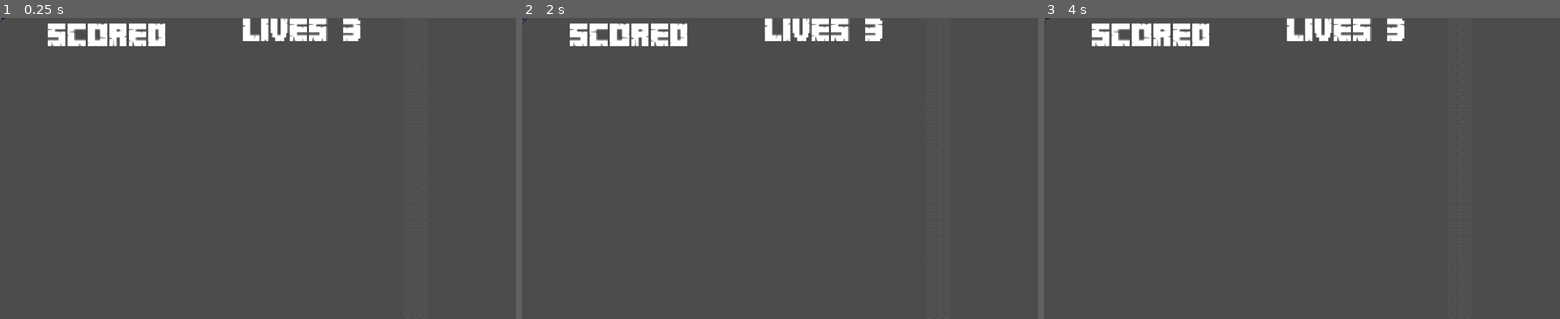
Above: before the commit, frames 1-3 (left to right).
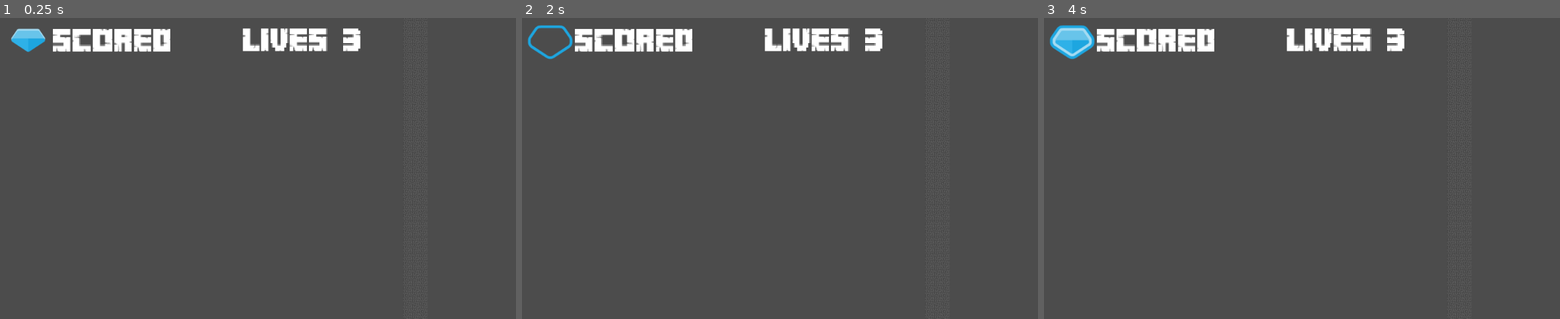
Above: after the commit, the same moments.

Repository: keklingaiu/Final-Project
Game: Godot game, scene res://Levels/Level1.tscn
Two runs of this game, one before a commit and one after it. Both use one fixed random seed, a clock stepped at 60 frames per second and the inputs below. The project has no main scene, so this scene is started directly.
Inputs:
- Up to frame 1 (0.25 s): no input
- Up to frame 2 (2 s): tap Enter at 1.25 s
- Up to frame 3 (4 s): tap Space at 2.75 s

The runs differ from the first frame. In frame 1, 3.4% of the frame differs, in the area x 0-70%, y 0-12%; in frame 2, 3.3%; in frame 3, 3.8%, in the area x 0-70%, y 0-14%.

Commit message:
hud+enemies

Diff:
--- a/Levels/Level1.tscn
+++ b/Levels/Level1.tscn
@@ -1,9 +1,10 @@
-[gd_scene load_steps=9 format=2]
+[gd_scene load_steps=14 format=2]
 
 [ext_resource path="res://Assets/png/tiles.png" type="Texture" id=1]
-[ext_resource path="res://Enemies/Bat.tscn" type="PackedScene" id=2]
+[ext_resource path="res://Assets/Platformer spritesheets/spritesheet_items.png" type="Texture" id=3]
 [ext_resource path="res://HUD/HUD.gd" type="Script" id=4]
 [ext_resource path="res://Assets/Minecraft.Alt.ttf" type="DynamicFontData" id=5]
+[ext_resource path="res://Assets/Platformer spritesheets/spritesheet_hud.png" type="Texture" id=6]
 
 [sub_resource type="ConvexPolygonShape2D" id=1]
 points = PoolVector2Array( 0, 0, 16, 0, 16, 16, 0, 16 )
@@ -56,6 +57,29 @@
 size = 25
 font_data = ExtResource( 5 )
 
+[sub_resource type="AtlasTexture" id=5]
+flags = 4
+atlas = ExtResource( 3 )
+region = Rect2( 640, 128, 128, 128 )
+
+[sub_resource type="AtlasTexture" id=6]
+flags = 4
+atlas = ExtResource( 6 )
+region = Rect2( 0, 0, 128, 128 )
+
+[sub_resource type="AtlasTexture" id=7]
+flags = 4
+atlas = ExtResource( 6 )
+region = Rect2( 256, 128, 128, 128 )
+
+[sub_resource type="SpriteFrames" id=8]
+animations = [ {
+"frames": [ SubResource( 5 ), SubResource( 6 ), SubResource( 7 ) ],
+"loop": true,
+"name": "default",
+"speed": 10.0
+} ]
+
 [sub_resource type="DynamicFont" id=4]
 size = 25
 font_data = ExtResource( 5 )
@@ -79,8 +103,6 @@
 [node name="Foreground" type="TileMap" parent="."]
 format = 1
 
-[node name="Bat" parent="." instance=ExtResource( 2 )]
-
 [node name="UI" type="CanvasLayer" parent="."]
 
 [node name="HUD" type="Control" parent="UI"]
@@ -92,10 +114,10 @@
 }
 
 [node name="Score" type="Label" parent="UI/HUD"]
-margin_left = 92.7581
-margin_top = 13.0812
-margin_right = 193.758
-margin_bottom = 39.0812
+margin_left = 102.658
+margin_top = 23.6878
+margin_right = 203.658
+margin_bottom = 49.6878
 rect_scale = Vector2( 2.26199, 2.26199 )
 custom_fonts/font = SubResource( 3 )
 text = "ScoRE "
@@ -103,11 +125,18 @@
 "_edit_use_anchors_": false
 }
 
+[node name="AnimatedSprite" type="AnimatedSprite" parent="UI/HUD/Score"]
+position = Vector2( -20.7781, 9.09603 )
+scale = Vector2( 0.425814, 0.425814 )
+frames = SubResource( 8 )
+frame = 1
+playing = true
+
 [node name="Lives" type="Label" parent="UI/HUD"]
 margin_left = 480.414
-margin_top = 3.3674
-margin_right = 520.414
-margin_bottom = 34.3674
+margin_top = 22.9929
+margin_right = 555.414
+margin_bottom = 77.9929
 rect_scale = Vector2( 2.26199, 2.26199 )
 custom_fonts/font = SubResource( 4 )
 text = "Lives:
Binary file added: Assets/Platformer spritesheets/spritesheet_complete.png
Not shown, added: Assets/Platformer spritesheets/spritesheet_complete.png.import
Not shown, added: Assets/Platformer spritesheets/spritesheet_complete.xml
Binary file added: Assets/Platformer spritesheets/spritesheet_enemies.png
Not shown, added: Assets/Platformer spritesheets/spritesheet_enemies.xml
Binary file added: Assets/Platformer spritesheets/spritesheet_ground.png
Not shown, added: Assets/Platformer spritesheets/spritesheet_ground.png.import
Not shown, added: Assets/Platformer spritesheets/spritesheet_ground.xml
Binary file added: Assets/Platformer spritesheets/spritesheet_hud.png
Not shown, added: Assets/Platformer spritesheets/spritesheet_hud.png.import
Not shown, added: Assets/Platformer spritesheets/spritesheet_hud.xml
Binary file added: Assets/Platformer spritesheets/spritesheet_items.png
(and 8 more such lines)
